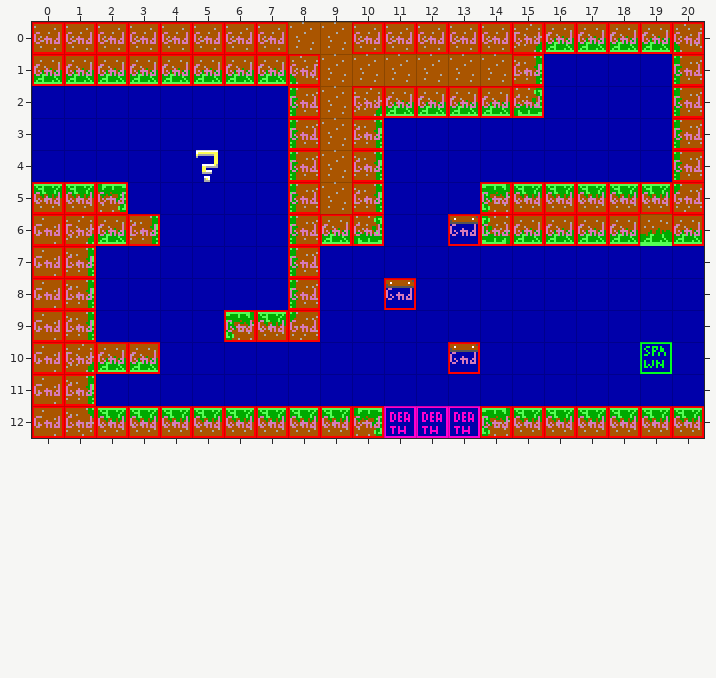
Two states of a Tiled map, levels/0505.tmx. Above, as it was before the edit.
Cells are 16x16 px. Shown: x 0..20, y 0..12.
Once edited:
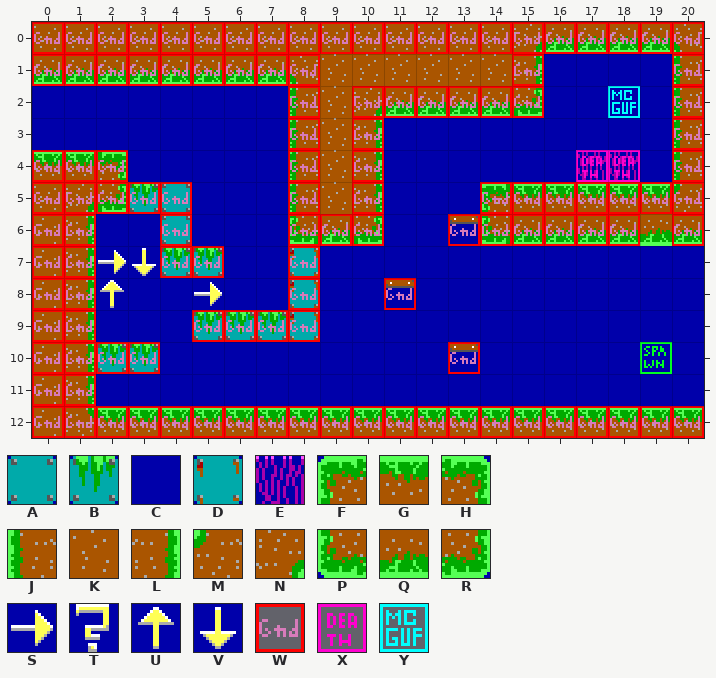
Key: from "Tileset": A 40, B 41, C 44, D 60, E 61, F 81, G 82, H 83, J 101, K 102, L 103, M 121, N 161, P 181, Q 182, R 183, S 202, T 203, U 221, V 222; from "obj_layer": W 1, X 3, Y 6.
_ is an empty cell.
The edit:
Layer "bg":
Tile C gives way to tile A in rows 5 to 6 at x 4.
Tile C gives way to tile B in row 5 at x 3; in row 7 at x 4 to 5; in row 9 at x 5.
Tile F gives way to tile B in row 9 at x 6.
Tile G gives way to tile B in row 9 at x 7.
Tile Q gives way to tile B in row 10 at x 2 to 3.
Tile L gives way to tile C in row 6 at x 3.
Tile Q gives way to tile C in row 6 at x 2.
Tile T gives way to tile C in row 4 at x 5.
Tile J gives way to tile D in rows 7 to 8 at x 8.
Tile M gives way to tile D in row 9 at x 8.
Tile C gives way to tile E in row 4 at x 17 to 18.
Tile C gives way to tile G in row 4 at x 0 to 1; in row 12 at x 11 to 13.
Tile F gives way to tile G in row 12 at x 14.
Tile H gives way to tile G in row 12 at x 10.
Tile C gives way to tile H in row 4 at x 2.
Tile G gives way to tile K in row 5 at x 0.
Tile N gives way to tile L in row 6 at x 1; in row 10 at x 1.
Tile G gives way to tile N in row 5 at x 1.
Tile J gives way to tile P in row 6 at x 8.
Tile H gives way to tile R in row 5 at x 2.
Tile C gives way to tile S in row 7 at x 2; in row 8 at x 5.
Tile C gives way to tile U in row 8 at x 2.
Tile C gives way to tile V in row 7 at x 3.
Layer "col":
Tile X gives way to tile W in row 12 at x 11 to 13.
The edit adds tile W in row 0 at x 8 to 9; in row 4 at x 0 to 2; in row 5 at x 3 to 4; in row 6 at x 4; in row 7 at x 4 to 5; in row 9 at x 5.
The edit adds tile X in row 4 at x 17 to 18.
The edit adds tile Y in row 2 at x 18.
The author cleared tile W in row 6 at x 2 to 3.
Pixel boxes of the changes (left, top, right, bottom) in both pictures:
added: (288, 22, 352, 54)
added: (608, 86, 640, 118)
changed: (32, 150, 318, 342)
changed: (576, 150, 640, 182)
changed: (66, 344, 158, 372)
changed: (354, 406, 510, 438)
